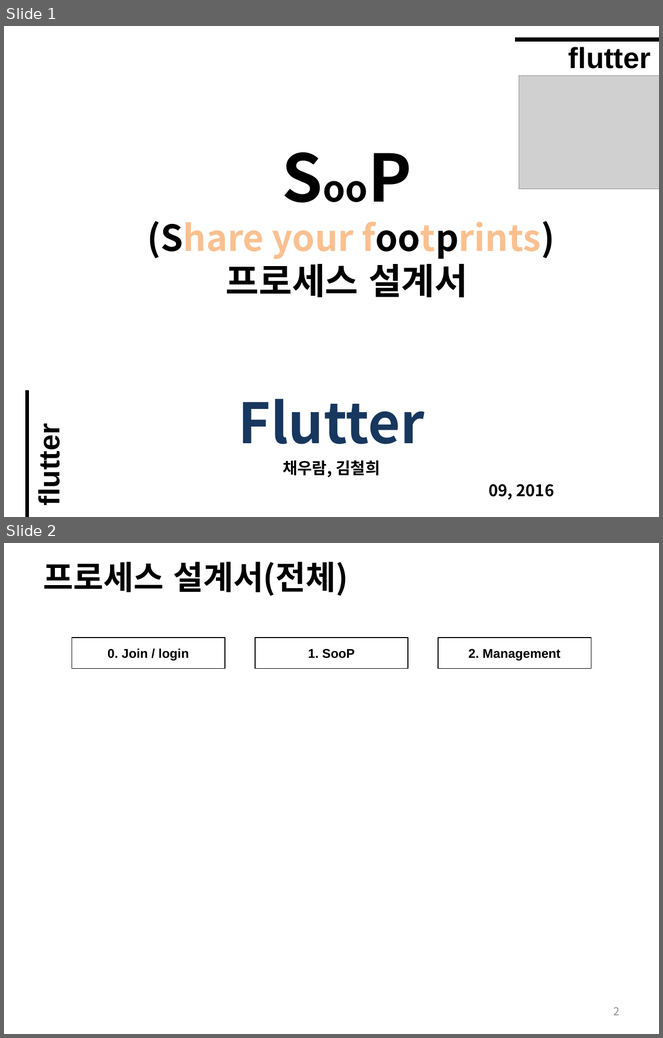
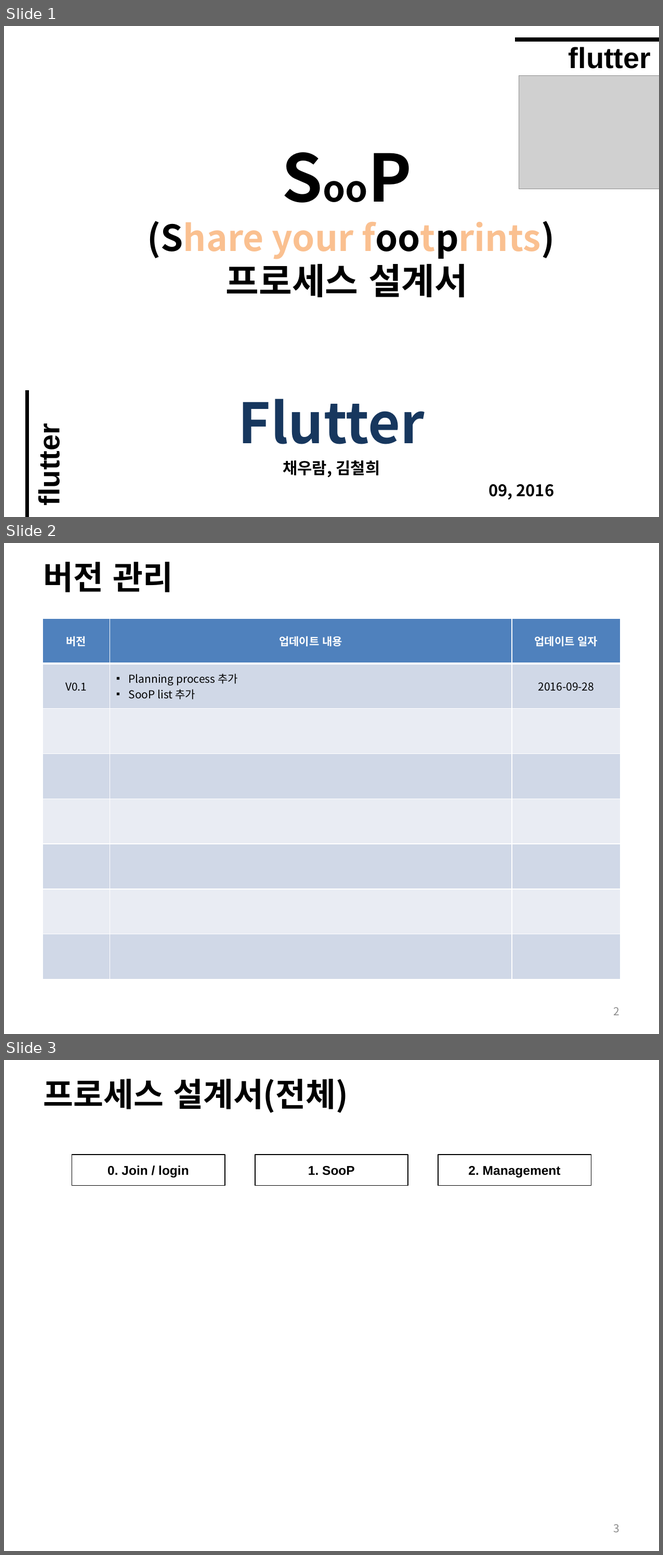
Before and after one commit to wooramc/soop_rep, a slide deck: flutter_process.pptx. Shown one above the other, each under a label of ours: slides 1 and 2 before the commit, slides 1, 2 and 3 after it. The pictures are 663x1038 and 663x1555 pixels, drawn with LibreOffice and Linux fonts; fonts in the diff are those of the drawing; grey boxes stand for pictures. Boxes give left, top, right and bottom in pixels: in the first picture for what was removed or moved away, otherwise in the second. Text is boxed around its words. In the diff, an @@ line names an element or a change of style, - is before the commit and + after.

Commit message:
0928

```diff
--- a/flutter_process.pptx
+++ b/flutter_process.pptx
@@ slide 2 added at [4, 543, 659, 1034], background #FFFFFF @@
@@ title added at [44, 562, 173, 592], 36 pt, text #000000, bold @@
+버전 관리
@@ table added at [42, 618, 620, 979], 8 rows, 3 columns @@
+버전 | 업데이트 내용 | 업데이트 일자
+V0.1 | Planning process 추가 / SooP list 추가 | 2016-09-28
+ |  | 
+ |  | 
+ |  | 
+ |  | 
+ |  | 
+ |  | 
@@ page number added at [614, 1007, 620, 1016], 12 pt, text #8C8C8C @@
+2
@@ what was slide 2 is now slide 3 @@
@@ page number at [614, 1524, 620, 1533]: text changed @@
-2
+3
```
